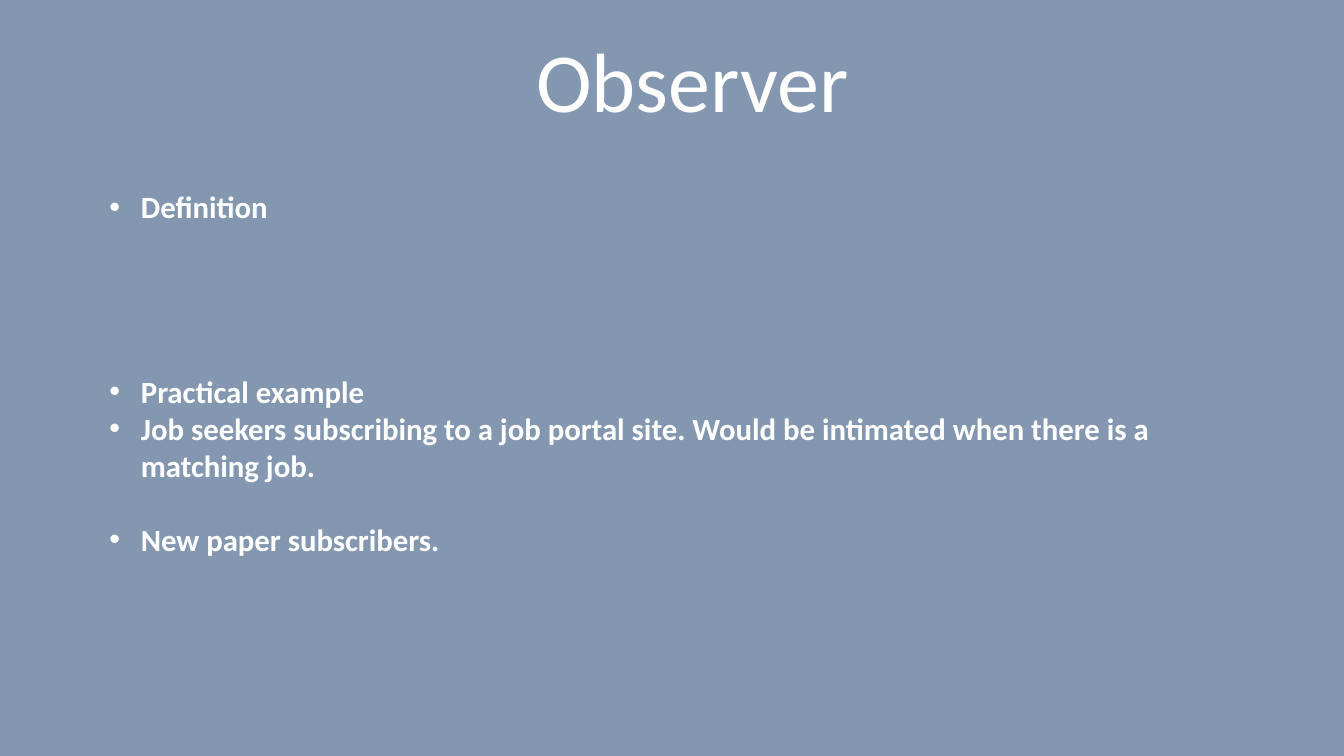
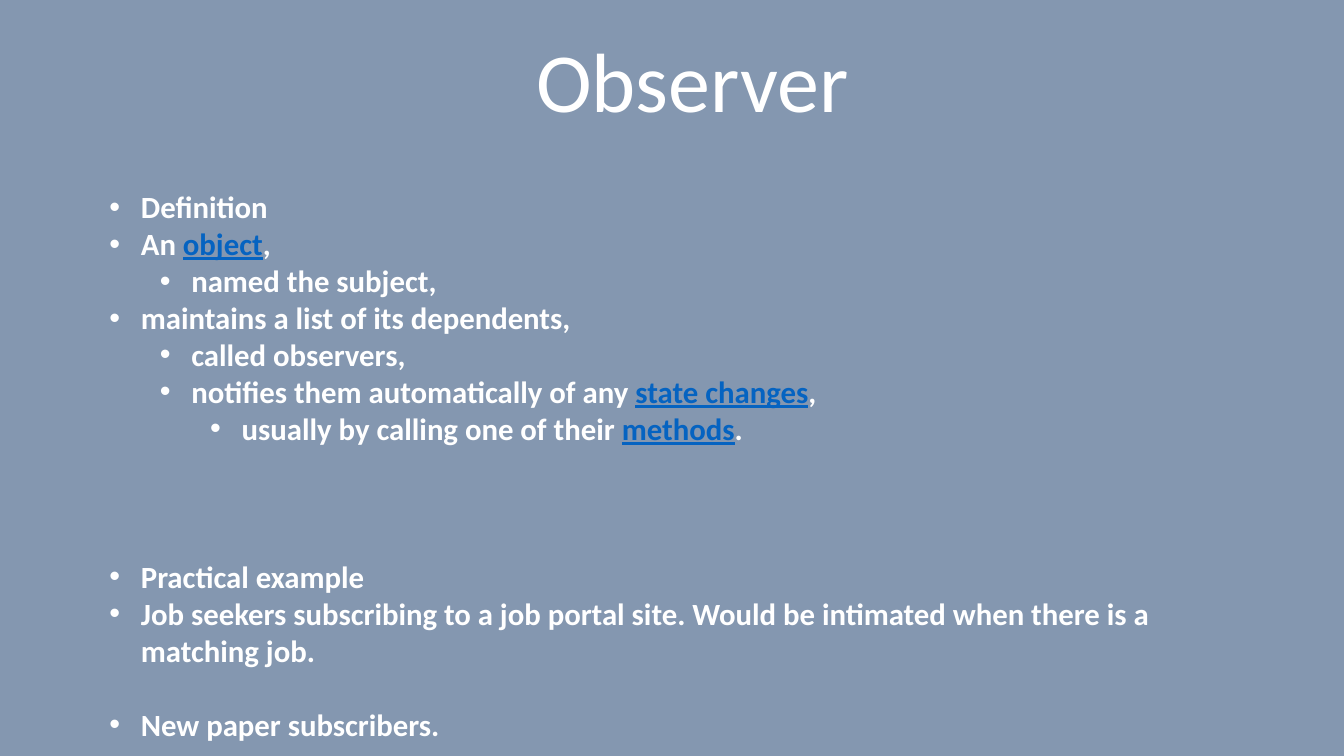
Before and after one commit to vilasvarghese/freshers, a slide deck: slide 23 of 6DesignPatterns.pptx (slide 22 before the commit). Drawn at 1344x756 pixels with LibreOffice and Linux fonts; fonts in the diff are those of the drawing. Boxes give left, top, right and bottom in pixels: in the first picture for what was removed or moved away, otherwise in the second. Text is boxed around its words. In the diff, an @@ line names an element or a change of style, - is before the commit and + after.

```diff
--- a/6DesignPatterns.pptx
+++ b/6DesignPatterns.pptx
@@ text at (x1=141, y1=233, x2=816, y2=445): paragraphs added @@
+• An object,
+  • named the subject,
+• maintains a list of its dependents,
+  • called observers,
+  • notifies them automatically of any state changes,
+    • usually by calling one of their methods.
```
Also in this commit, not shown: 8 other slides changed, 3 slides added, 2 slides removed, 1 other file.
